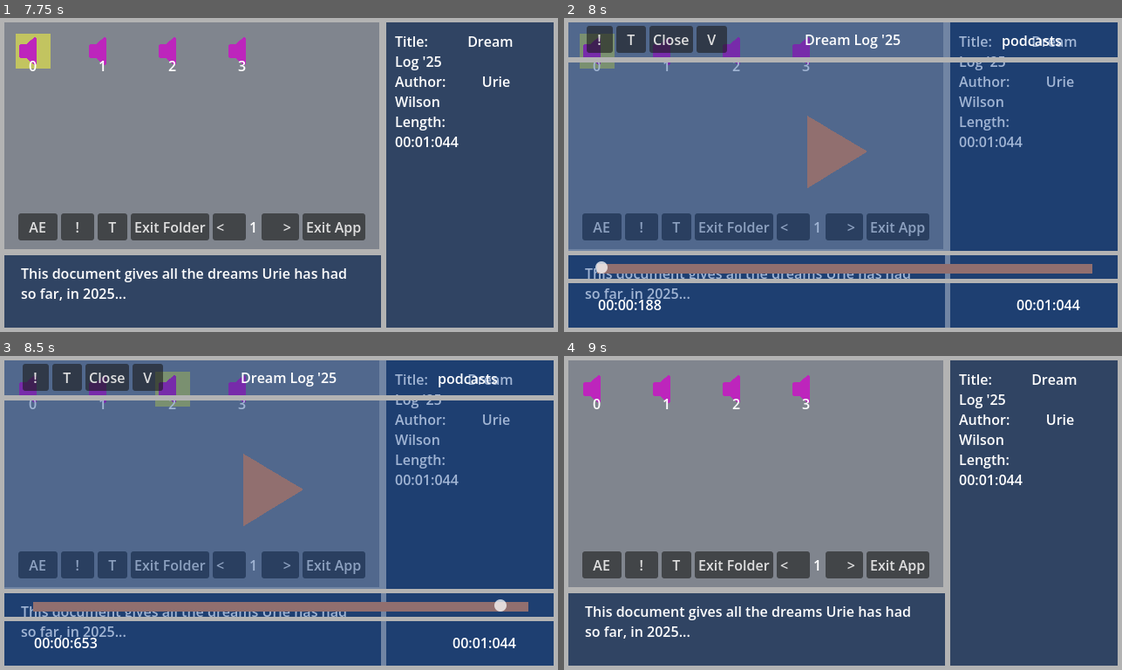
Above: before the commit, frames 1-4 (two rows, left to right).
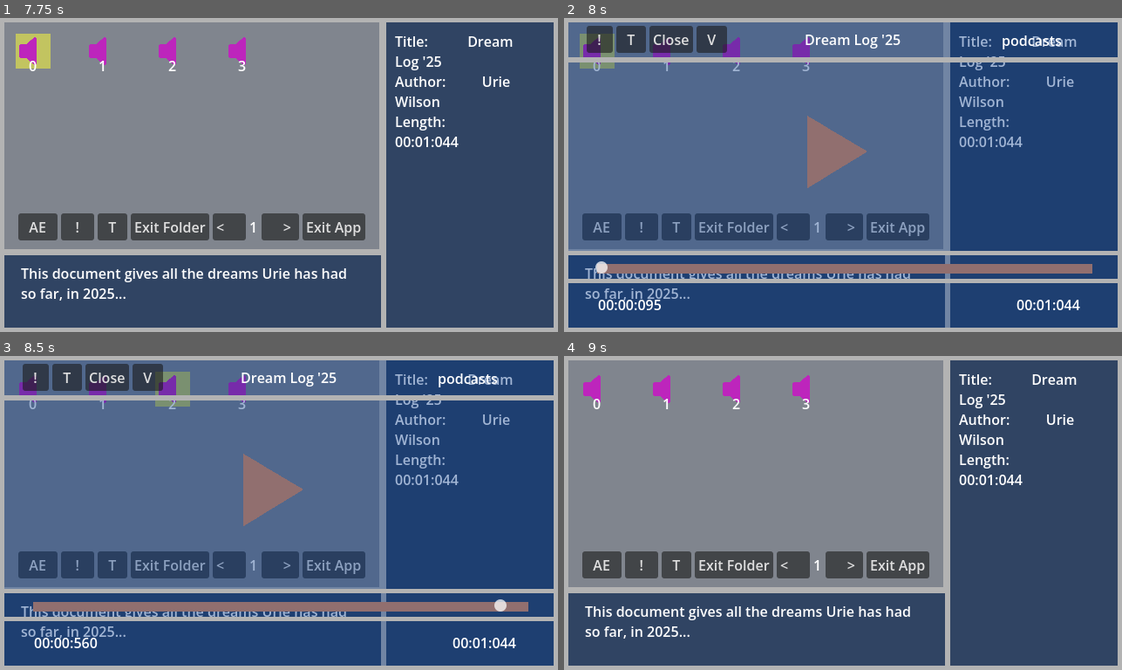
Above: after the commit, the same moments.

Repository: UrieW/urie-openresearch
Game: Godot game, scene res://scenes/app/explorers/file_explorer.tscn
The game is run twice, just before and just after one commit, with the same random seed, the same clock (stepped at 60 frames per second) and the same inputs. The project has no main scene, so this scene is started directly.
Inputs (mouse positions are in pixels of both pictures, inside the frame that each line leads up to):
- Up to frame 1 (7.75 s): click "0" at 0.5 s; click "AE" at 1.25 s; click "!" at 2 s; click "T" at 2.75 s; click "<" at 3.5 s; click ">" at 4.25 s; tap Enter (ui_accept) at 5, 6.5, 7.35, 7.52 s; move the mouse to (401, 159) at 5.02 s; hold Right (ui_right) 5.03-5.78 s; hold Enter (ui_accept) 5.03-5.78 s; move the mouse to (167, 190) at 5.77 s; hold Down (ui_down) 5.78-6.53 s; move the mouse to (334, 105) at 6.52 s; hold Right (ui_right) 6.53-7.28 s; hold Enter (ui_accept) 6.53-7.28 s; move the mouse to (251, 237) at 7.27 s; hold Up (ui_up) from 7.28 s (still down)
- Up to frame 2 (8 s): keep holding Up (ui_up); tap Enter (ui_accept) at 7.82 s
- Up to frame 3 (8.5 s): move the mouse to (446, 560) at 8.02 s; release Up (ui_up) at 8.03 s; hold Left (ui_left) from 8.03 s (still down); hold Enter (ui_accept) from 8.03 s (still down)
- Up to frame 4 (9 s): release Left (ui_left) at 8.75 s; release Enter (ui_accept) at 8.75 s; click "1" at 8.75 s

Frame 1 is identical in both runs. In frame 2, less than 0.1% of the frame differs, in the area x 13-18%, y 89-94%; in frame 3, less than 0.1%; in frame 4, nothing differs.

Commit message:
see changelog

Diff:
--- a/reports/prayers/prayer11.tres
+++ b/reports/prayers/prayer11.tres
@@ -12,7 +12,7 @@
 He leads me down the path of righteousness, for His Name's Sake.
 
 Surely, as I walk through the valley in the shadow of death,
-I fear no one, for you are with me.
+I fear no evil, for you are with me.
 You present a table in front of me, in the presence of my enemies.
 You anoint my head with oil, my cup overflows!
 
--- a/reports/prayers/prayer5.tres
+++ b/reports/prayers/prayer5.tres
@@ -6,8 +6,7 @@
 script = ExtResource("1_ov5iv")
 body = "Dear Most High,
 
-Please send my prayers to the dead person or group that I loathe as a
-gift to send to them on their journey.
+Please send my prayers to the dead person or group that I loathe as a gift to send to them on their journey.
 
 I pray in mighty Yeshua's Name,
 
--- a/reports/prayers/prayer7.tres
+++ b/reports/prayers/prayer7.tres
@@ -4,10 +4,9 @@
 
 [resource]
 script = ExtResource("1_ykfab")
-body = "Dear my Elohim,
+body = "Dear My Elohim,
 
-Please use your holy water to cleanse my body, and purify my spirit, my
-soul and my body.
+Please use your holy water to cleanse my body, and purify my spirit, my soul and my body.
 
 Please help me to get it cleansed and purified by your holy water.
 
--- a/scenes/app/explorers/file_explorer.tscn
+++ b/scenes/app/explorers/file_explorer.tscn
@@ -120,6 +120,7 @@
 offset_right = 0.099975586
 offset_bottom = 0.041992188
 text = "Info"
+scroll_active = false
 
 [node name="subinfo1" type="Panel" parent="." unique_id=1364928745]
 layout_mode = 1
@@ -145,3 +146,4 @@
 offset_bottom = -0.08001709
 grow_horizontal = 2
 text = "item info"
+scroll_active = false
--- a/scenes/app/explorers/text_explorer.tscn
+++ b/scenes/app/explorers/text_explorer.tscn
@@ -97,9 +97,9 @@
 anchors_preset = -1
 anchor_left = 0.684
 anchor_right = 1.0
-anchor_bottom = 0.42200002
+anchor_bottom = 0.68600005
 offset_left = 0.23999023
-offset_bottom = 0.07998657
+offset_bottom = 0.039978027
 grow_horizontal = 0
 grow_vertical = 2
 theme_override_styles/panel = ExtResource("1_u1tf7")
@@ -109,19 +109,20 @@
 layout_mode = 1
 anchors_preset = -1
 anchor_left = 0.069000006
-anchor_top = 0.112
-anchor_right = 0.92100006
-anchor_bottom = 0.882
+anchor_top = 0.049000002
+anchor_right = 0.94100004
+anchor_bottom = 0.943
 offset_left = 0.061998367
-offset_top = -0.024000168
-offset_right = -0.042007446
-offset_bottom = -0.06401062
+offset_top = -0.10300064
+offset_right = -0.08201599
+offset_bottom = 0.07899475
 focus_mode = 0
 text = "Title:
 titles
 
 Author:
 authors"
+scroll_active = false
 
 [node name="subinfo2" type="Panel" parent="." unique_id=1867458799]
 layout_mode = 1
@@ -131,7 +132,7 @@
 anchor_right = 1.0
 anchor_bottom = 1.0
 offset_left = 0.23999023
-offset_top = 0.11999512
+offset_top = 94.119995
 grow_horizontal = 0
 grow_vertical = 2
 theme_override_styles/panel = ExtResource("1_u1tf7")
@@ -140,21 +141,16 @@
 texture_filter = 1
 layout_mode = 1
 anchors_preset = -1
-anchor_left = 0.08400001
-anchor_top = 0.085
-anchor_right = 0.906
-anchor_bottom = 0.90800005
-offset_left = 0.031999588
-offset_top = -0.10499191
-offset_right = -0.012008667
-offset_bottom = 0.6299896
+anchor_left = 0.059000004
+anchor_top = 0.11800001
+anchor_right = 0.94100004
+anchor_bottom = 0.9110001
+offset_left = 0.081998825
+offset_top = -0.042012215
+offset_right = -0.08201599
+offset_bottom = -2.0430145
 focus_mode = 0
-text = "Words:
-wordnum
-Lines:
-linenum
-Paragraphs:
-paranum
-Sentences:
-snum
-"
+text = "Votes:
+Y: ynum
+N: nnum"
+scroll_active = false
--- a/scripts/app/explorers/audio_explorer.gd
+++ b/scripts/app/explorers/audio_explorer.gd
@@ -52,7 +52,7 @@
 func _unhandled_input(event: InputEvent) -> void:
 	if event.is_action_pressed("ui_down"):
 		if play_pause_btn.has_focus():
-			time_slider.grab_focus()
+			time_slider.grab_focus.call_deferred()
 		for i in f_ctrls.get_children():
 			if i.has_focus():
 				play_pause_btn.grab_focus.call_deferred()
@@ -91,13 +91,6 @@
 				else:
 					play_pause_btn.grab_focus.call_deferred()
 
-	if event.is_action_pressed("ui_accept"):
-		if play_pause_btn.has_focus():
-			_on_play_pause_pressed()
-		for i in f_ctrls.get_children():
-			if i.has_focus():
-				i.emit_signal("pressed")
-
 	if event.is_action_pressed("ui_cancel"):
 		close_doc()
 
--- a/scripts/app/explorers/file_explorer.gd
+++ b/scripts/app/explorers/file_explorer.gd
@@ -114,18 +114,10 @@
 
 	if event.is_action_pressed("ui_right"):
 		for i in file_grid.get_children():
-			if i.get_index() < file_grid.get_child_count()-1:
+			if i.get_index() < file_grid.get_child_count() - 1:
 				file_grid.get_child(i.get_index() +1).grab_focus.call_deferred()
 			else:
 				navbox.get_child(0).grab_focus.call_deferred()
-
-	if event.is_action_pressed("ui_accept"):
-		for i in file_grid.get_children():
-			if i.has_focus():
-				i.emit_signal("pressed")
-		for i in navbox.get_children():
-			if i.has_focus():
-				i.emit_signal("pressed")
 
 #	if event.is_action_pressed("ui_cancel"):
 #		exit_explorer()
--- a/scripts/app/explorers/text_explorer.gd
+++ b/scripts/app/explorers/text_explorer.gd
@@ -36,10 +36,8 @@
 	s1text = s1text.replace("titles", c_report.title)
 	s1text = s1text.replace("authors", c_report.author)
 
-	s2text = s2text.replace("wordnum", str(c_report.words))
-	s2text = s2text.replace("linenum", str(c_report.lines))
-	s2text = s2text.replace("paranum", str(c_report.paragraphs))
-	s2text = s2text.replace("snum", str(c_report.sentences))
+	s2text = s2text.replace("ynum", str(c_report.yvotes))
+	s2text = s2text.replace("nnum", str(c_report.nvotes))
 
 	s_text1.text = s1text
 	s_text2.text = s2text
@@ -51,39 +49,24 @@
 #	vote_btn.pressed.connect(show_voting_page)
 	exit_btn.pressed.connect(close_doc)
 
-	next_btn.grab_focus()
+	next_btn.grab_focus.call_deferred()
 
 func _unhandled_input(event: InputEvent) -> void:
-	if event.is_action_pressed("ui_down"):
-		if s_text1.has_focus():
-			s_text2.grab_focus()
-
-	if event.is_action_pressed("ui_up"):
-		if s_text2.has_focus():
-			s_text1.grab_focus()
-
-	# Horizontal Slider Adjustment Controls
-
 	if event.is_action_pressed("ui_left"):
 		for i in pg_ctrls.get_children():
 			if i.has_focus():
 				if i.get_index() > 0:
-					pg_ctrls.get_child(i.get_index() -1).grab_focus()
+					pg_ctrls.get_child(i.get_index() - 1).grab_focus.call_deferred()
 				else:
-					s_text1.grab_focus()
+					pg_ctrls.get_child(pg_ctrls.get_child_count() - 1).grab_focus.call_deferred()
 
 	if event.is_action_pressed("ui_right"):
 		for i in pg_ctrls.get_children():
 			if i.has_focus():
-				if i.get_index() > pg_ctrls.get_child_count()-1:
-					pg_ctrls.get_child(i.get_index() +1).grab_focus()
+				if i.get_index() > pg_ctrls.get_child_count() - 1:
+					pg_ctrls.get_child(i.get_index() + 1).grab_focus.call_deferred()
 				else:
-					s_text1.grab_focus()
-
-	if event.is_action_pressed("ui_accept"):
-		for i in pg_ctrls.get_children():
-			if i.has_focus():
-				i.emit_signal("pressed")
+					pg_ctrls.get_child(0).grab_focus.call_deferred()
 
 	if event.is_action_pressed("ui_cancel"):
 		close_doc()
--- a/scripts/base/reports/report_data.gd
+++ b/scripts/base/reports/report_data.gd
@@ -5,3 +5,5 @@
 @export var author: String
 @export var date: String
 @export var desc: String
+var yvotes: int
+var nvotes: int
--- a/scripts/base/reports/txt_report_data.gd
+++ b/scripts/base/reports/txt_report_data.gd
@@ -13,11 +13,6 @@
 func _init() -> void:
 	make_pages(body)
 
-	make_paragraphs()
-	make_words()
-	make_sentences()
-	make_lines()
-
 func make_pages(text:String) -> Array[String]:
 	var result:Array[String] = []
 	var current_idx = 0
@@ -27,37 +22,3 @@
 		current_idx += max_page_chars
 		pages += 1
 	return result
-
-func make_paragraphs()->int:
-	var new_pages:Array[String] = make_pages(body)
-	for i in new_pages:
-		var result: PackedStringArray = i.split("/n/n")
-		paragraphs += result.size()
-	return paragraphs
-
-func make_words()->int:
-	var new_pages:Array[String] = make_pages(body)
-	var regex := RegEx.new()
-	regex.compile("\\S+")
-
-	for i in new_pages:
-		var result := regex.search_all(i)
-		words += result.size()
-	return words
-
-func make_sentences()->int:
-	var new_pages:Array[String] = make_pages(body)
-	var regex = RegEx.new()
-	# Match any ., !, or ? that is followed by whitespace (including newlines) or end of string
-	regex.compile("[.!?]+(\\s|$)")
-
-	for i in new_pages:
-		var matches = regex.search_all(i)
-		sentences += matches.size()
-	return sentences
-
-func make_lines()->int:
-	var new_pages:Array[String] = make_pages(body)
-	for i in new_pages:
-		lines += i.get_slice_count("/n")
-	return lines
--- a/scripts/base/ui/buttons/icons/exploreitem.gd
+++ b/scripts/base/ui/buttons/icons/exploreitem.gd
@@ -38,24 +38,17 @@
 			\
 			"
 			#now, for the specs...
-			s2text = "Words:\
-			wordnum\
-			Lines:\
-			linenum\
-			Paragraphs:\
-			paranum\
-			Sentences:\
-			snum"
+			s2text = "Votes:\
+			Y: ynum\
+			N: nnum"
 
 			#splice first var to give credit
 			s1text = s1text.replace("titles", report.title)
 			s1text = s1text.replace("authors", report.author)
 
 			#then for the specs...
-			s2text = s2text.replace("wordnum", str(report.words))
-			s2text = s2text.replace("linenum", str(report.lines))
-			s2text = s2text.replace("paranum", str(report.paragraphs))
-			s2text = s2text.replace("snum", str(report.sentences))
+			s2text = s2text.replace("ynum", str(report.yvotes))
+			s2text = s2text.replace("nnum", str(report.nvotes))
 		else:
 			#if not a text report, i will do this to the same box
 			#targets..
@@ -71,6 +64,8 @@
 			#splice first var to give credit
 			s1text = s1text.replace("titles", report.title)
 			s1text = s1text.replace("authors", report.author)
+			s2text = s2text.replace("ynum", str(report.yvotes))
+			s2text = s2text.replace("nnum", str(report.nvotes))
 
 		#fuse text together
 		s1text += s2text
Not shown, changed: assets/txt/changelog.txt
